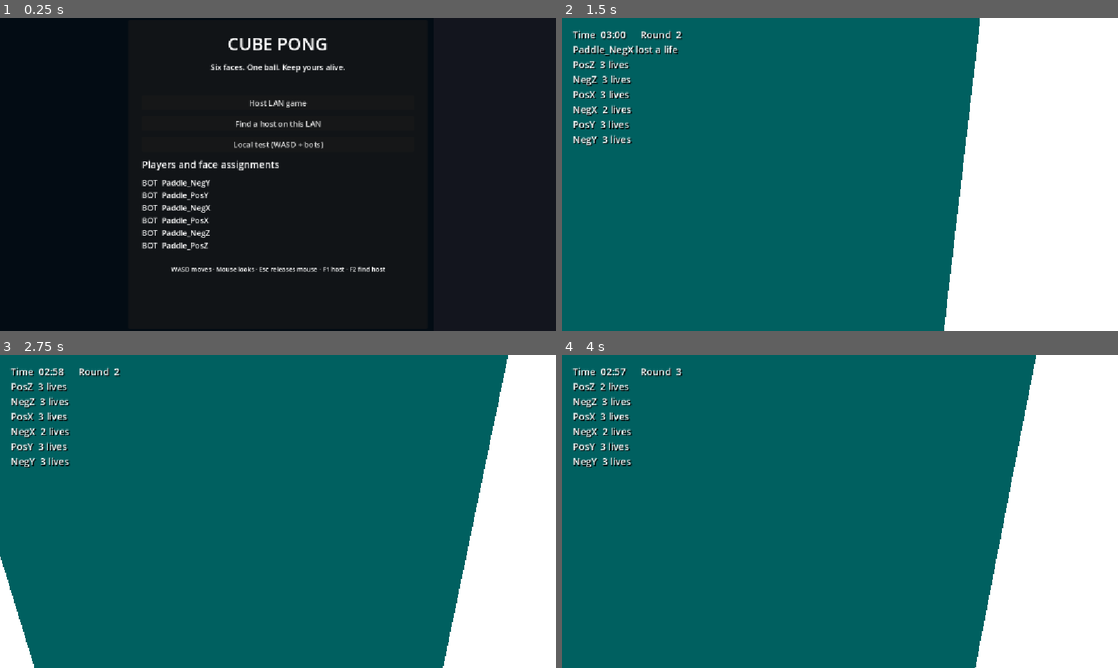
Above: before the commit, frames 1-4 (two rows, left to right).
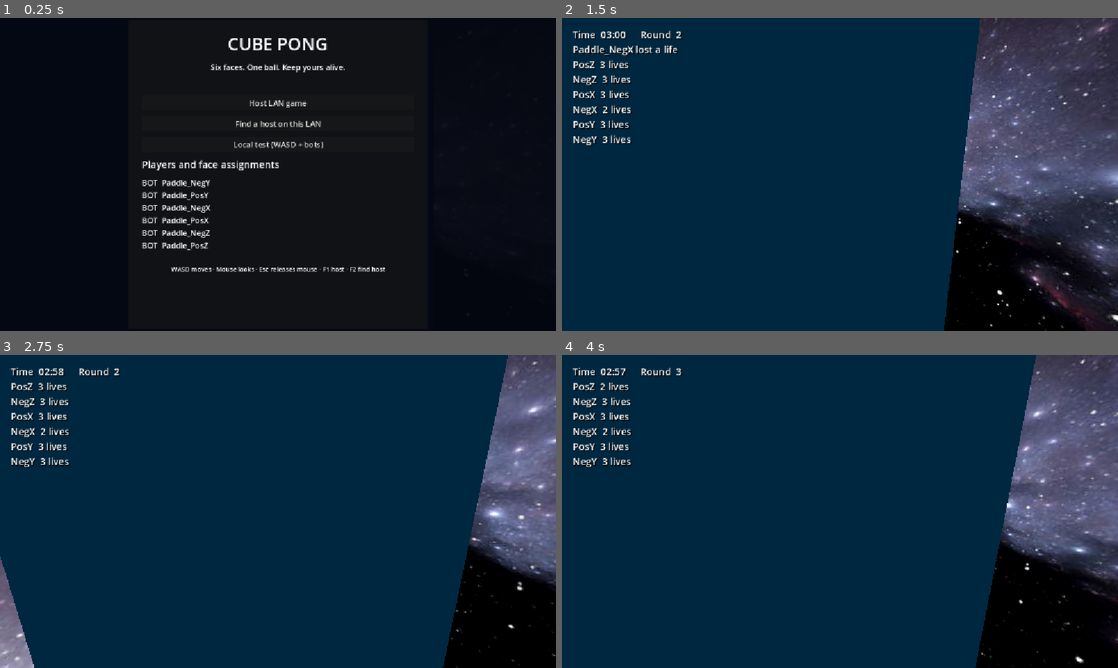
Above: after the commit, the same moments.

Repository: whywy/occhacks
Game: Godot game, scene res://scenes/arena.tscn
Two runs of this game, one before a commit and one after it. Both use one fixed random seed, a clock stepped at 60 frames per second and the inputs below.
Inputs (mouse positions are in pixels of both pictures, inside the frame that each line leads up to):
- Up to frame 1 (0.25 s): no input
- Up to frame 2 (1.5 s): click "Local test (WASD + bots)" at 0.5 s; tap Enter at 1.25 s; move the mouse to (867, 174) at 1.27 s; hold W (paddle_up) from 1.28 s (still down)
- Up to frame 3 (2.75 s): keep holding W (paddle_up); tap F1 (start_host) at 2 s; move the mouse to (250, 511) at 2.02 s
- Up to frame 4 (4 s): keep holding W (paddle_up); move the mouse to (851, 505) at 2.77 s; tap F1 (start_host) at 3.5 s; move the mouse to (834, 517) at 3.52 s

The runs differ from the first frame. In frame 2, 99% of the frame differs, in the area x 0-100%, y 0-100%; in frame 3, 99%; in frame 4, 99%.

Commit message:
Add background texture and update arena scene with sky material

Diff:
--- a/scenes/arena.tscn
+++ b/scenes/arena.tscn
@@ -4,6 +4,7 @@
 [ext_resource type="PackedScene" uid="uid://u1dh5komdpgy" path="res://scenes/ball.tscn" id="1_wl4x5"]
 [ext_resource type="Script" uid="uid://ctrmth5d2o6n2" path="res://network_manager.gd" id="1_xdvfk"]
 [ext_resource type="Script" uid="uid://b7ah1e1780eqt" path="res://game_manager.gd" id="4_gm"]
+[ext_resource type="Texture2D" uid="uid://c68ek7jqs63js" path="res://space-occhacks.jpeg" id="5_7ft05"]
 
 [sub_resource type="StandardMaterial3D" id="StandardMaterial3D_cf776"]
 albedo_color = Color(0.078431375, 1, 1, 1)
@@ -43,7 +44,15 @@
 properties/0/spawn = true
 properties/0/replication_mode = 1
 
+[sub_resource type="PanoramaSkyMaterial" id="PanoramaSkyMaterial_7ft05"]
+panorama = ExtResource("5_7ft05")
+
+[sub_resource type="Sky" id="Sky_xdvfk"]
+sky_material = SubResource("PanoramaSkyMaterial_7ft05")
+
 [sub_resource type="Environment" id="Environment_xdvfk"]
+background_mode = 2
+sky = SubResource("Sky_xdvfk")
 tonemap_mode = 2
 glow_enabled = true
 
Binary file added: space-occhacks.jpeg
Not shown, added: space-occhacks.jpeg.import
Not shown, changed: .gitignore
